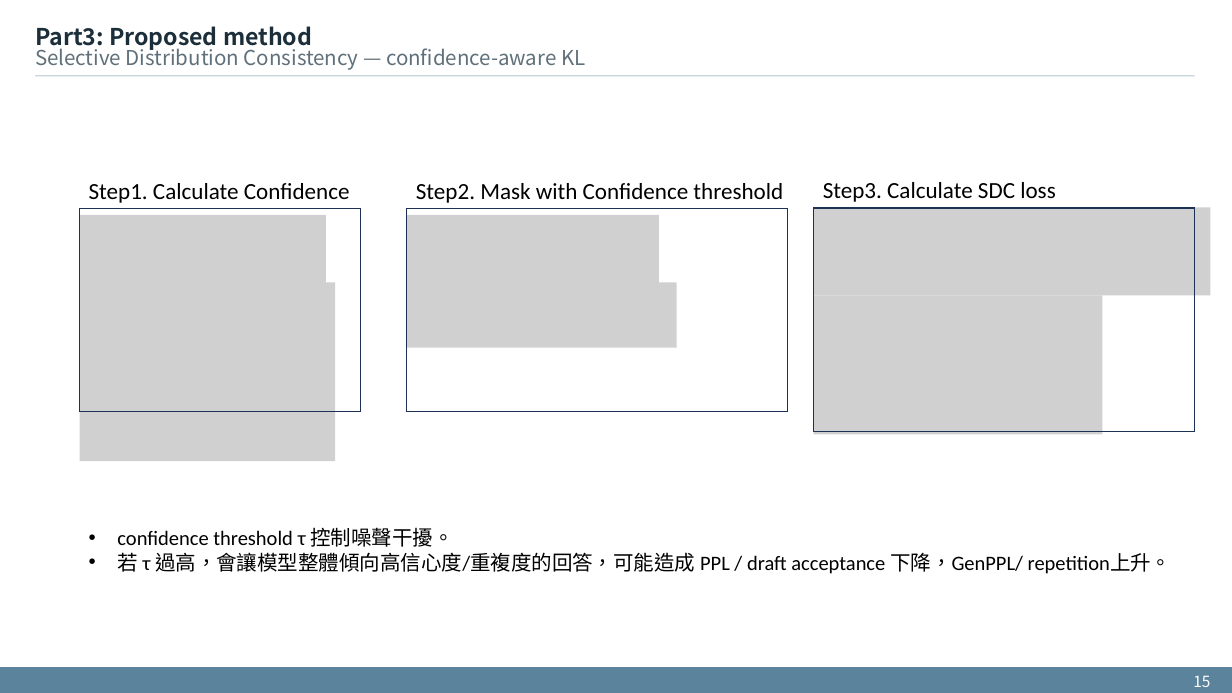
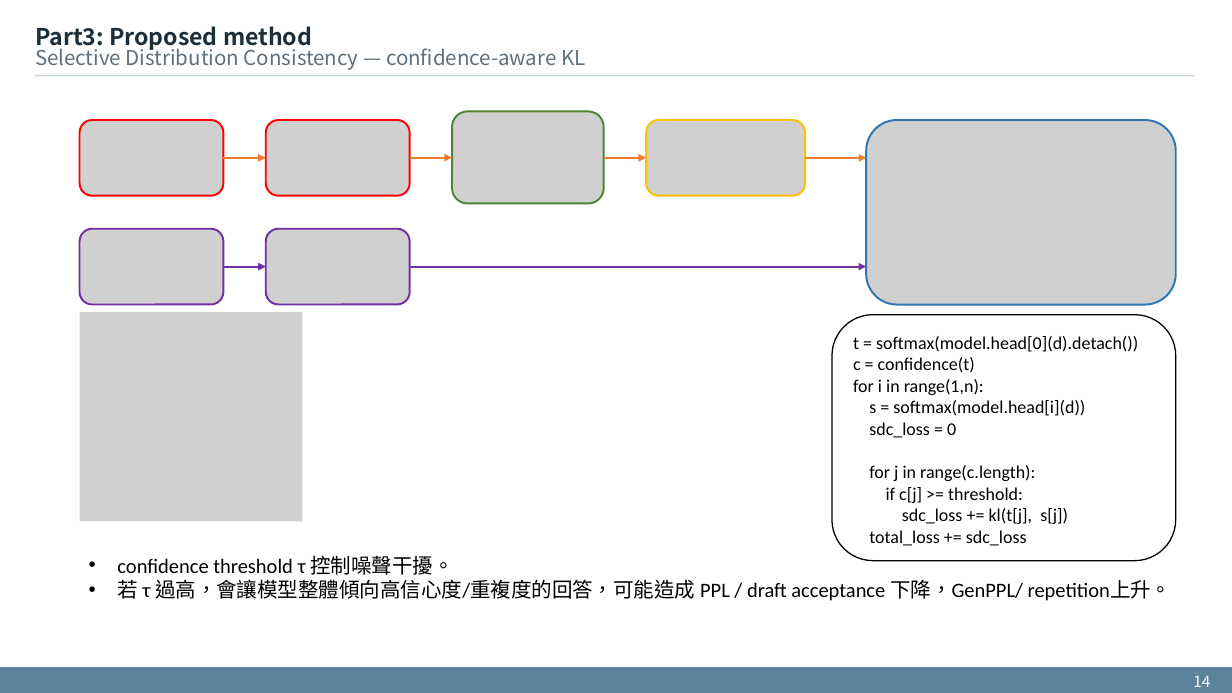
Before and after one commit to xdfg12456/llama-mtp, a slide deck: slide 14 of doc/mtp with consistency method.pptx. Drawn at 1232x693 pixels with LibreOffice and Linux fonts; fonts in the diff are those of the drawing; grey boxes stand for pictures. Boxes give left, top, right and bottom in pixels: in the first picture for what was removed or moved away, otherwise in the second. Text is boxed around its words. In the diff, an @@ line names an element or a change of style, - is before the commit and + after.

```diff
--- a/doc/mtp with consistency method.pptx
+++ b/doc/mtp with consistency method.pptx
@@ picture added at [452,112,604,204] @@
@@ picture added at [79,120,224,196] @@
@@ picture added at [266,120,410,196] @@
@@ picture added at [646,120,805,196] @@
@@ picture added at [866,120,1176,305] @@
@@ arrow added from (224, 158) to (266, 158), #ED7D31 1.5 pt @@
@@ arrow added from (409, 158) to (452, 158), #ED7D31 1.5 pt @@
@@ arrow added from (604, 158) to (646, 158), #ED7D31 1.5 pt @@
@@ arrow added from (805, 158) to (866, 158), #ED7D31 1.5 pt @@
@@ rectangle removed at [79,209,360,412] @@
@@ text removed at [89,183,350,203] @@
-Step1. Calculate Confidence
@@ group removed at [407,183,787,412]: 2 pictures, 1 text, 1 rectangle @@
-Step2. Mask with Confidence threshold
@@ group removed at [814,182,1211,434]: 2 pictures, 1 text, 1 rectangle @@
-Step3. Calculate SDC loss
@@ picture removed at [79,215,326,284] @@
@@ picture added at [79,229,224,305] @@
@@ picture added at [266,229,410,305] @@
@@ arrow added from (224, 267) to (266, 267), #7030A0 1.5 pt @@
@@ arrow added from (409, 267) to (866, 267), #7030A0 1.5 pt @@
@@ picture: place and size @@
-picture at [79,283,335,462]
+picture at [79,312,302,522]
@@ rounded rectangle added at [832,315,1176,561], outline #000000 1 pt, 14 pt, text #000000 @@
+t = softmax(model.head[0](d).detach())
+c = confidence(t)
+for i in range(1,n):
+s = softmax(model.head[i](d))
+sdc_loss = 0
+for j in range(c.length):
+if c[j] >= threshold:
+sdc_loss += kl(t[j], s[j])
+total_loss += sdc_loss
@@ text "confidence threshold τ 控制噪聲干擾。": place and size @@
-text "confidence threshold τ 控制噪聲干擾。" at [117,527,1172,574]
+text "confidence threshold τ 控制噪聲干擾。" at [117,555,1172,601]
@@ text at [1193,675,1210,687]: text changed @@
-15
+14
```
Also in this commit, not shown: 17 other slides changed.
